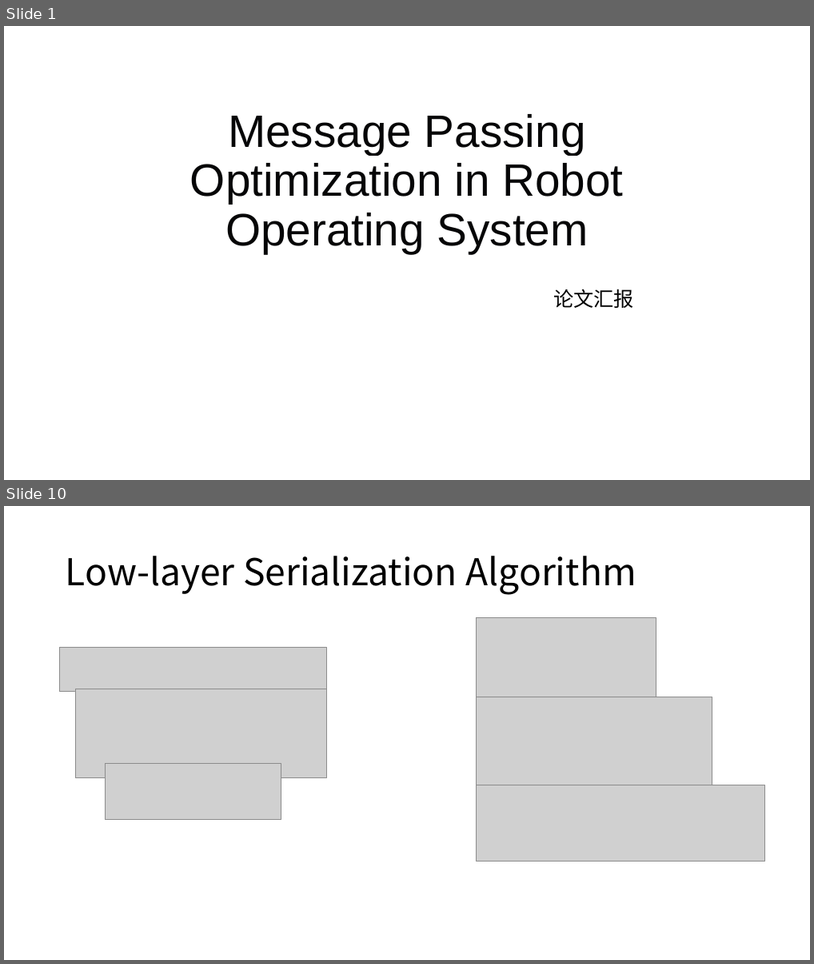
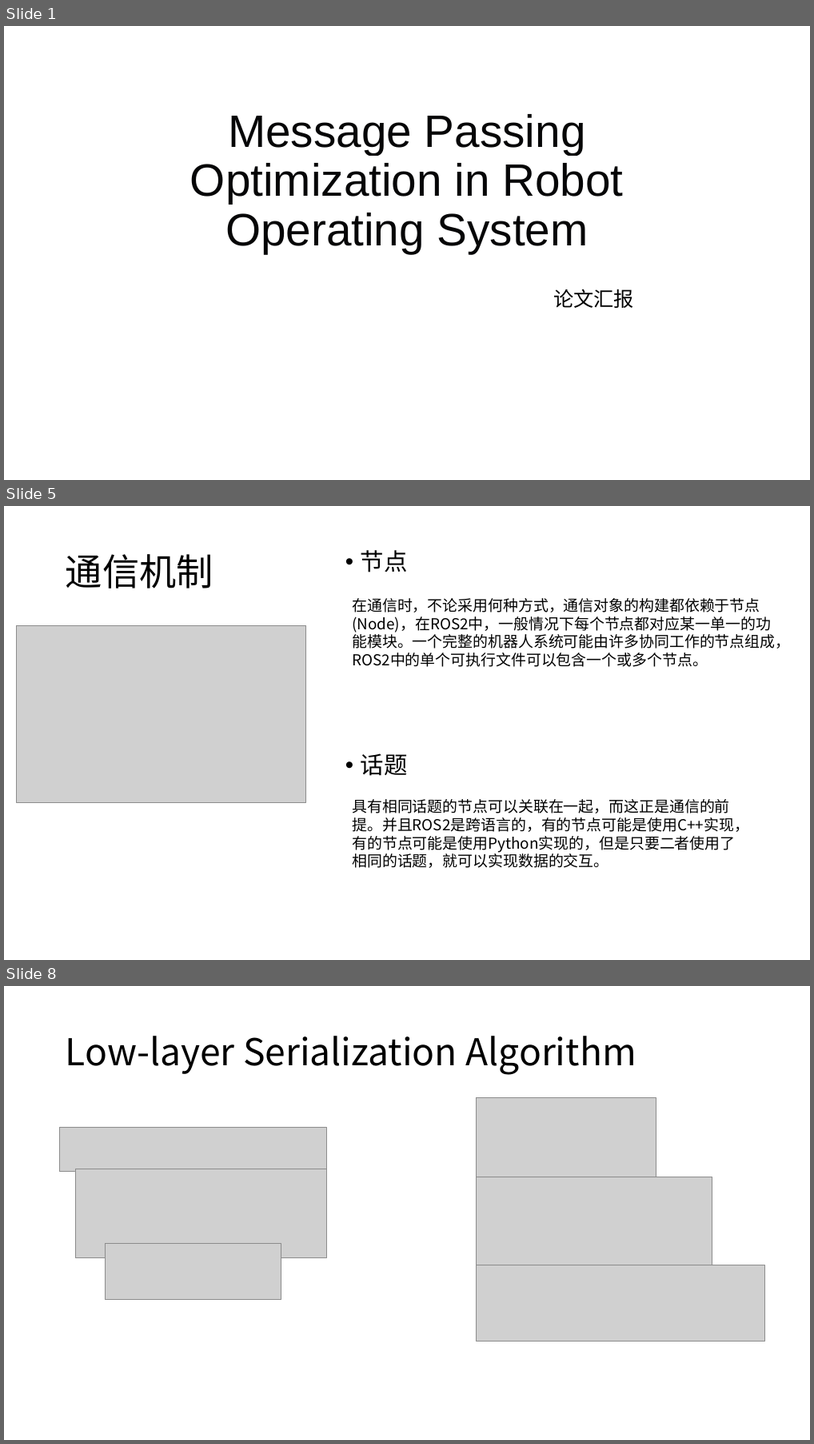
Before and after one commit to ArthurWANGZHE/plct, a slide deck: Task19/ATSA.pptx. Shown one above the other, each under a label of ours: slides 1 and 10 before the commit, slides 1, 5 and 8 after it; the slides between them are not shown. The pictures are 814x964 and 814x1444 pixels, drawn with LibreOffice and Linux fonts; fonts in the diff are those of the drawing; grey boxes stand for pictures. Boxes give left, top, right and bottom in pixels: in the first picture for what was removed or moved away, otherwise in the second. Text is boxed around its words. In the diff, an @@ line names an element or a change of style, - is before the commit and + after.

```diff
--- a/Task19/ATSA.pptx
+++ b/Task19/ATSA.pptx
@@ slide 5 added at (4, 506, 810, 960), background #FFFFFF @@
@@ text added at (361, 550, 408, 776), 28 pt, text #000000 @@
+• 节点
+• 话题
@@ title added at (66, 554, 214, 588), 44 pt, text #000000 @@
+通信机制
@@ text added at (352, 598, 790, 667), 18 pt, text #000000 @@
+在通信时，不论采用何种方式，通信对象的构建都依赖于节点(Node)，在ROS2中，一般情况下每个节点都对应某一单一的功能模块。一个完整的机器人系统可能由许多协同工作的节点组成，ROS2中的单个可执行文件可以包含一个或多个节点。
@@ picture added at (16, 625, 306, 802) @@
@@ text added at (352, 799, 750, 868), 18 pt, text #000000 @@
+具有相同话题的节点可以关联在一起，而这正是通信的前提。并且ROS2是跨语言的，有的节点可能是使用C++实现，有的节点可能是使用Python实现的，但是只要二者使用了相同的话题，就可以实现数据的交互。
@@ what was slide 10 is now slide 8 @@
```
Also in this commit, not shown: 7 slides changed, 4 other slides added, 5 slides removed.
